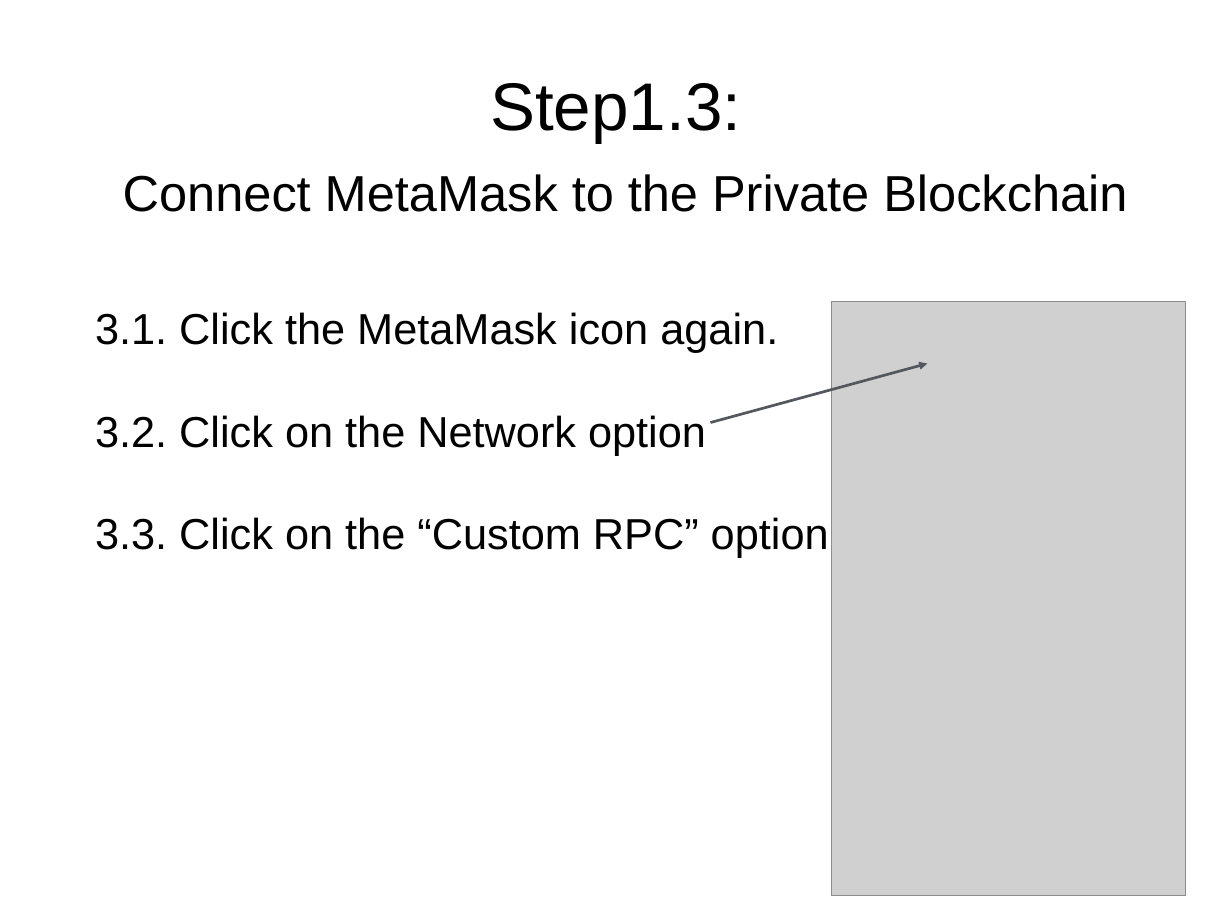
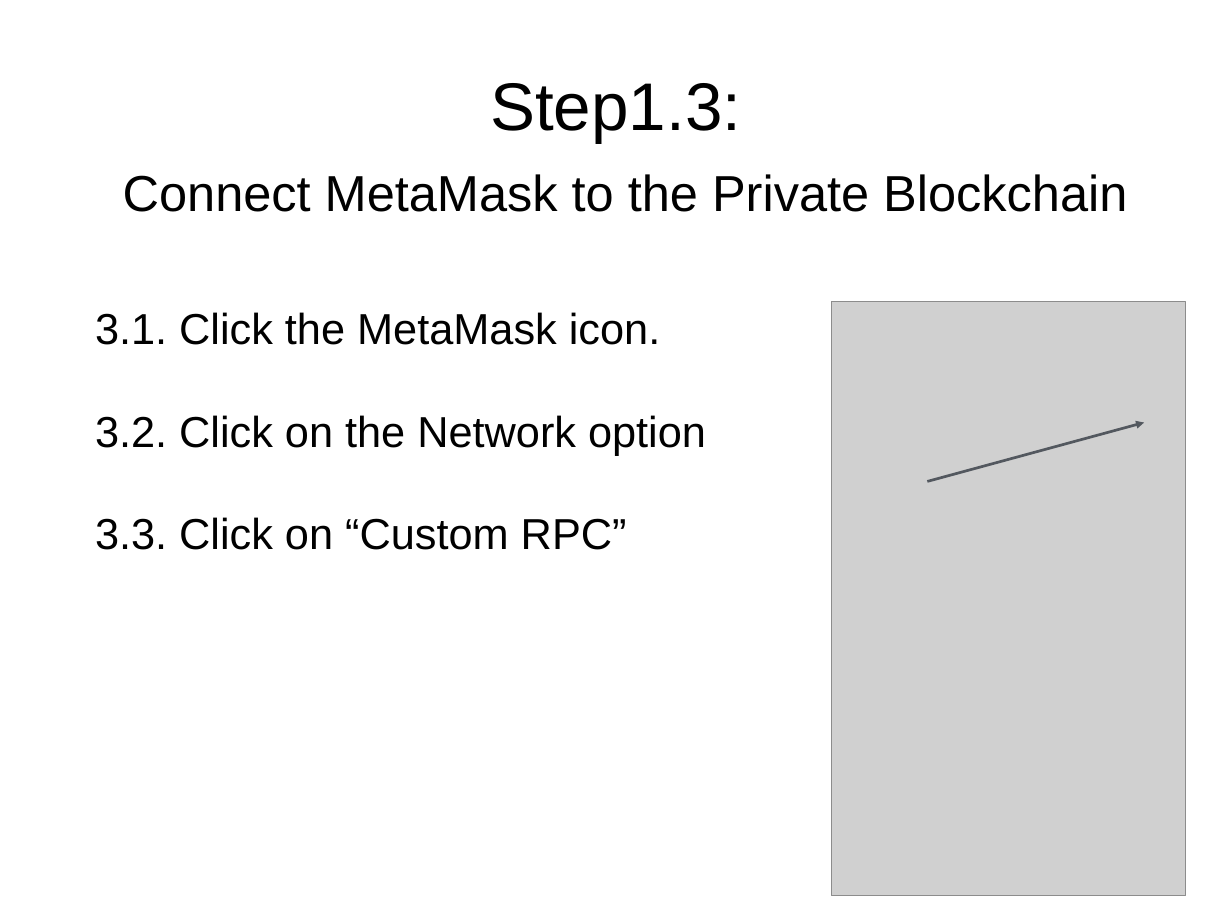
Before and after one commit to solegga/blockchaincourse, a slide deck: slide 6 of How_to_connect_to_university_of_edinburgh_private_blockchain.pptx. Drawn at 1232x924 pixels with LibreOffice and Linux fonts; fonts in the diff are those of the drawing; grey boxes stand for pictures. Boxes give left, top, right and bottom in pixels: in the first picture for what was removed or moved away, otherwise in the second. Text is boxed around its words. In the diff, an @@ line names an element or a change of style, - is before the commit and + after.

Commit message:
Update connection instructions with Remix-Chrome bug

```diff
--- a/How_to_connect_to_university_of_edinburgh_private_blockchain.pptx
+++ b/How_to_connect_to_university_of_edinburgh_private_blockchain.pptx
@@ text at [95,312,660,345]: text changed @@
-3.1. Click the MetaMask icon again.
+3.1. Click the MetaMask icon.
@@ arrow removed from (710, 423) to (928, 364) @@
@@ freeform shape added at [927,423,1144,482], outline #53585F 2.24 pt @@
@@ text at [95,517,627,550]: text changed @@
-3.3. Click on the “Custom RPC” option
+3.3. Click on “Custom RPC”
```
Also in this commit, not shown: 14 other slides changed, 1 other file.
